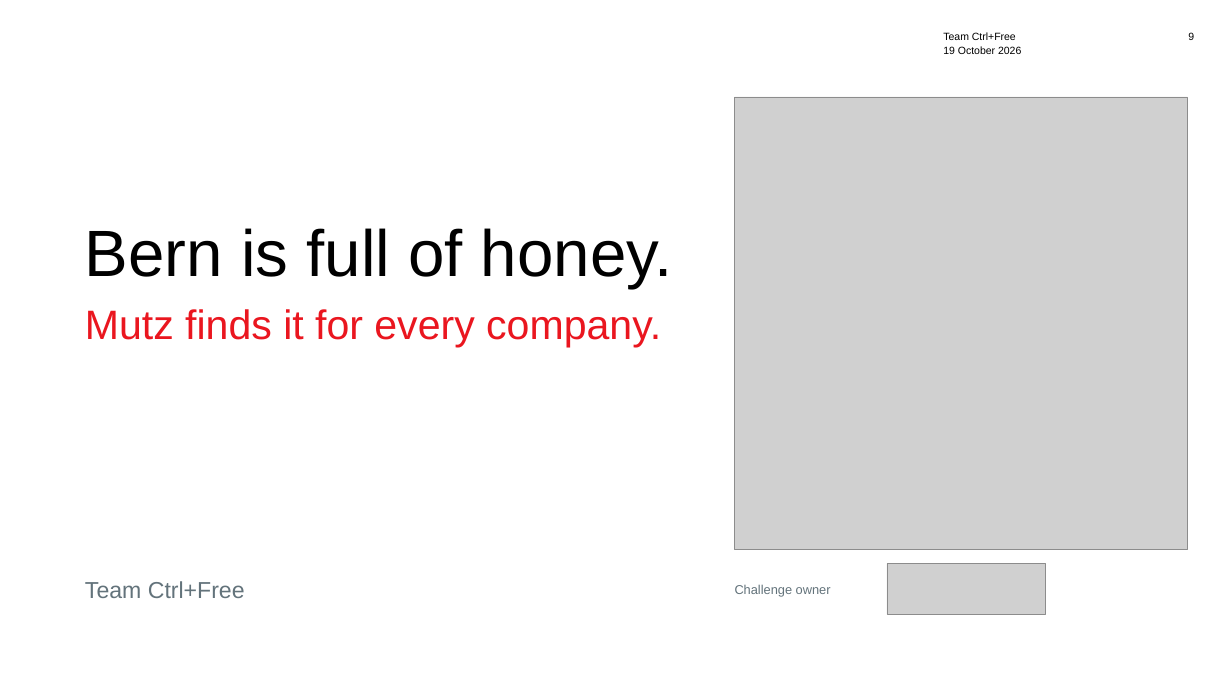
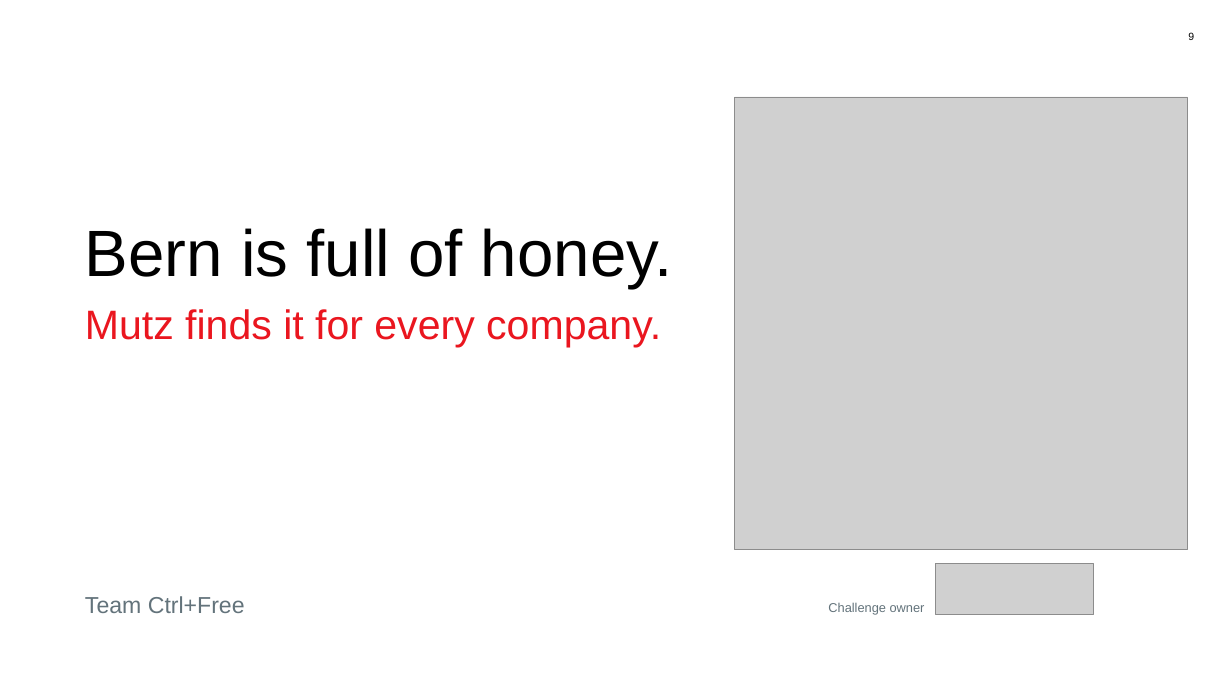
Before and after one commit to beSaif/mutz, a slide deck: slide 9 of research/Mutz_Pitch_lean_animated.pptx. Drawn at 1232x693 pixels with LibreOffice and Linux fonts; fonts in the diff are those of the drawing; grey boxes stand for pictures; background and template pictures are left out. Boxes give left, top, right and bottom in pixels: in the first picture for what was removed or moved away, otherwise in the second. Text is boxed around its words. In the diff, an @@ line names an element or a change of style, - is before the commit and + after.

```diff
--- a/research/Mutz_Pitch_lean_animated.pptx
+++ b/research/Mutz_Pitch_lean_animated.pptx
@@ text removed at [943, 46, 1021, 54] @@
-19 October 2026
@@ text removed at [943, 32, 1016, 40] @@
-Team Ctrl+Free
@@ picture: place and size @@
-picture at [887, 564, 1045, 615]
+picture at [935, 564, 1093, 615]
@@ text "Team Ctrl+Free": place and size @@
-text "Team Ctrl+Free" at [85, 581, 245, 598]
+text "Team Ctrl+Free" at [85, 596, 245, 613]
@@ text "Challenge owner": place and size @@
-text "Challenge owner" at [735, 585, 831, 597]
+text "Challenge owner" at [828, 603, 925, 614]
@@ text "Challenge owner" at [828, 603, 925, 614]: alignment left to right @@
```
Also in this commit, not shown: 19 other slides changed, 1 other file.
